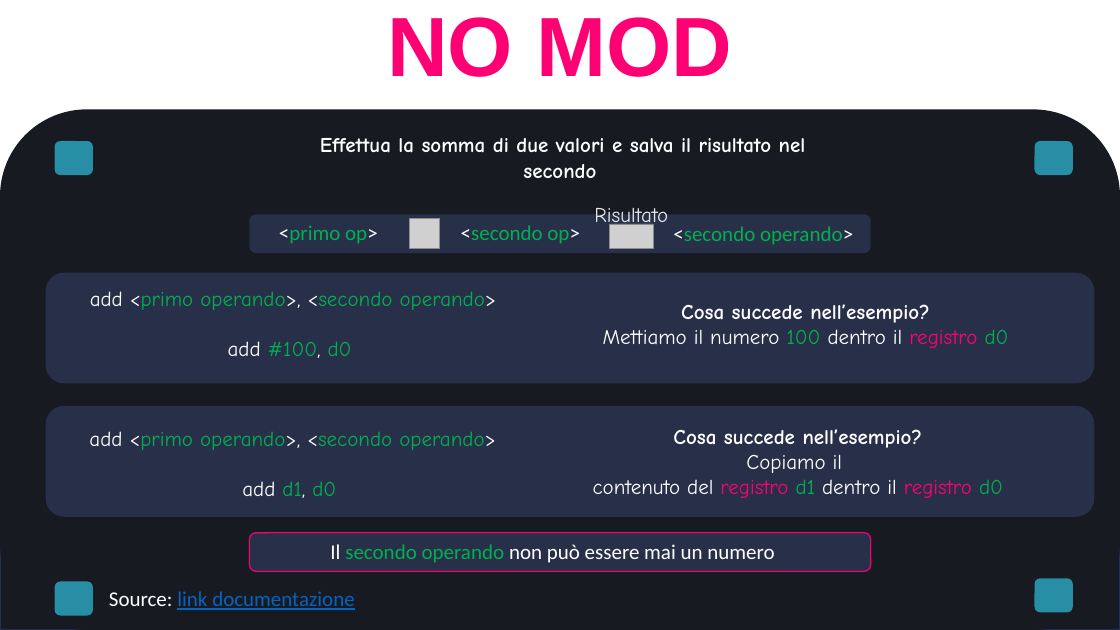
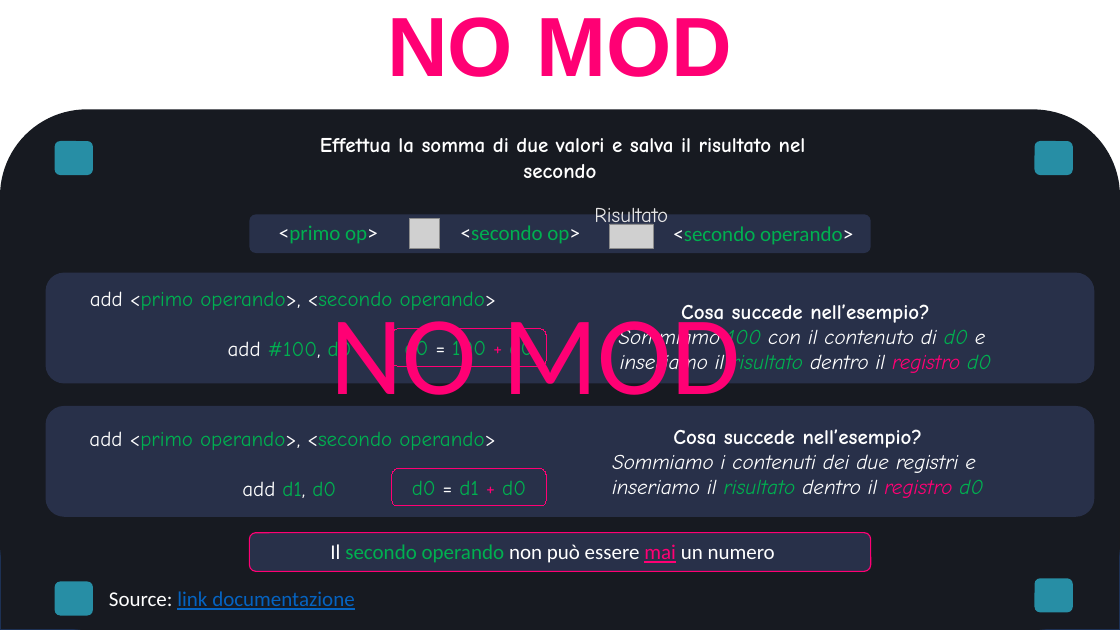
Before and after one commit to Giacomix02/Linux-day-2023, a slide deck: slide 8 of m68k.pptx (slide 6 before the commit). Drawn at 1120x630 pixels with LibreOffice and Linux fonts; fonts in the diff are those of the drawing; grey boxes stand for pictures; background and template pictures are left out. Boxes give left, top, right and bottom in pixels: in the first picture for what was removed or moved away, otherwise in the second. Text is boxed around its words. In the diff, an @@ line names an element or a change of style, - is before the commit and + after.

```diff
--- a/m68k.pptx
+++ b/m68k.pptx
@@ text added at (330, 301, 741, 395), 96 pt, text #FF0074 @@
+NO MOD
@@ rounded rectangle added at (392, 329, 546, 366), outline #FF0074 0.75 pt, 18 pt, text #00B050 @@
+d0 = 100 + d0
@@ text at (619, 325, 991, 377): text changed; italic on @@
-Mettiamo il numero 100 dentro il registro d0
+Sommiamo 100 con il contenuto di d0 e
+inseriamo il risultato dentro il registro d0
@@ rounded rectangle added at (392, 469, 546, 507), outline #FF0074 0.75 pt, 18 pt, text #00B050 @@
+d0 = d1 + d0
@@ text at (612, 454, 983, 498): text changed; italic on @@
-Copiamo il
-contenuto del registro d1 dentro il registro d0
+Sommiamo i contenuti dei due registri e
+inseriamo il risultato dentro il registro d0
@@ text "Il secondo operando non può ..." at (330, 544, 775, 563): text colour #FFFFFF to #FF0074, underline on in "mai" @@
```
Also in this commit, not shown: 2 other slides changed, 2 slides added.
